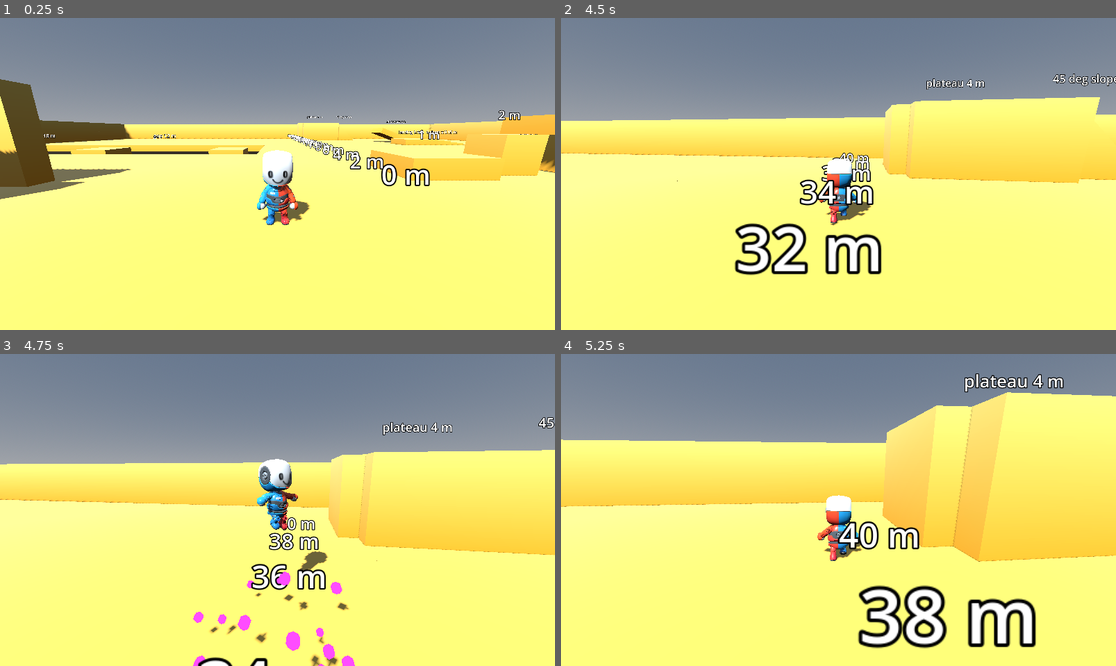
Above: before the commit, frames 1-4 (two rows, left to right).
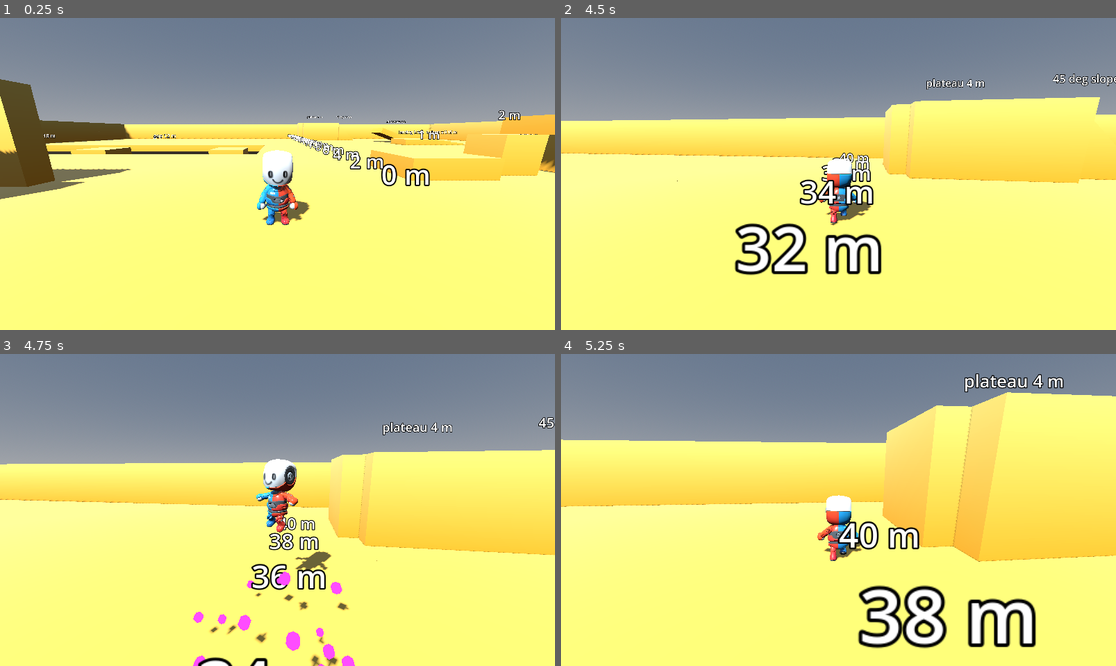
Above: after the commit, the same moments.

Repository: bistlaudio/Attimo
Game: Godot game, scene res://scenes/test/movement_gym.tscn
Same seed, same stepped clock (60 frames per second), same inputs: the game is played once before the commit and once after it.
Inputs (mouse positions are in pixels of both pictures, inside the frame that each line leads up to):
- Up to frame 1 (0.25 s): no input
- Up to frame 2 (4.5 s): tap Enter at 0.5 s; move the mouse to (866, 174) at 0.52 s; hold Right mouse button (aim) 0.53-1.28 s; hold W (move_forward) from 0.53 s (still down); click (866, 174) at 0.67 s; tap Space (jump) at 0.77, 1.52, 3.02, 3.77 s; move the mouse to (810, 174) at 1.27 s; tap Middle mouse button (camera_recenter) at 1.35 s; move the mouse to (849, 167) at 2.02 s; hold Shift (dash) 2.03-2.78 s; move the mouse to (832, 180) at 2.77 s; tap E (interact) at 2.85 s; click (832, 180) at 2.92 s; move the mouse to (877, 177) at 3.52 s; tap Mouse wheel down (module_next) at 3.6 s; move the mouse to (794, 170) at 4.27 s; tap Mouse wheel up (module_prev) at 4.35 s
- Up to frame 3 (4.75 s): keep holding W (move_forward); tap Space (jump) at 4.52 s
- Up to frame 4 (5.25 s): keep holding W (move_forward); move the mouse to (844, 510) at 5.02 s; click (844, 510) at 5.1 s

Frames 1-2 are identical in both runs. In frame 3, 1.0% of the frame differs, in the area x 46-60%, y 33-70%; in frame 4, nothing differs.

Commit message:
fix(pose): pirouette turns the other way, clockwise as seen in game
Co-Authored-By: Claude Opus 5.5 <noreply@anthropic.com>

Diff:
--- a/attimo/scripts/player/procedural_pose.gd
+++ b/attimo/scripts/player/procedural_pose.gd
@@ -100,7 +100,8 @@
 ## corkscrew about the body axis) or around it (a tilted top), see spin_about_body_axis.
 func pose_basis() -> Basis:
 	var lean: Basis = Basis(lean_axis, lean_angle)
-	var turn_sign: float = -1.0 if pirouette_clockwise else 1.0
+	# Sign checked in the game by the developer on 2026-11-18: +1 is the turn that reads as clockwise on screen.
+	var turn_sign: float = 1.0 if pirouette_clockwise else -1.0
 	var spin: Basis = Basis(Vector3.UP, turn_sign * spin_angle)
 	if spin_about_body_axis:
 		return lean * spin
